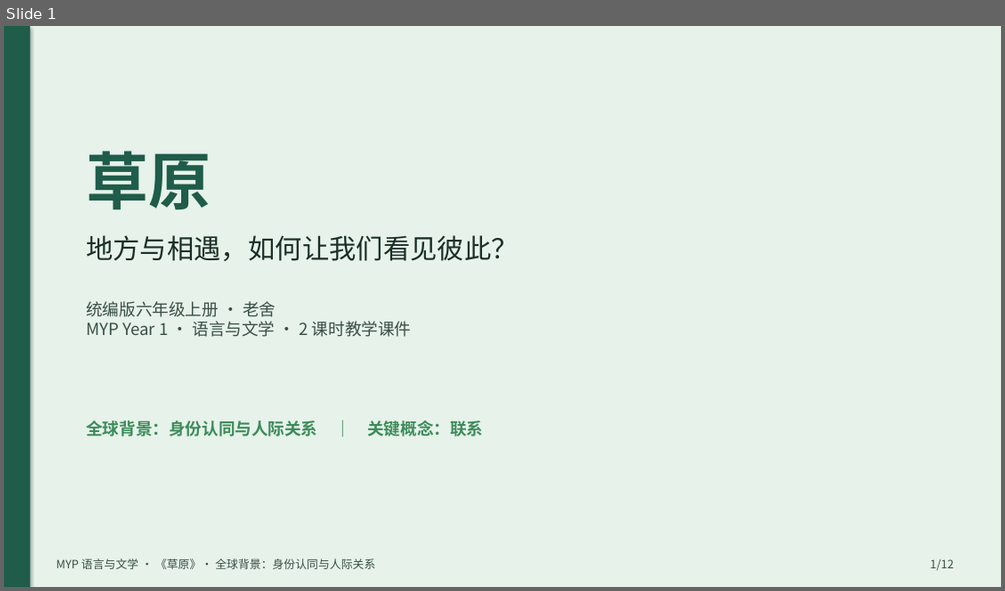
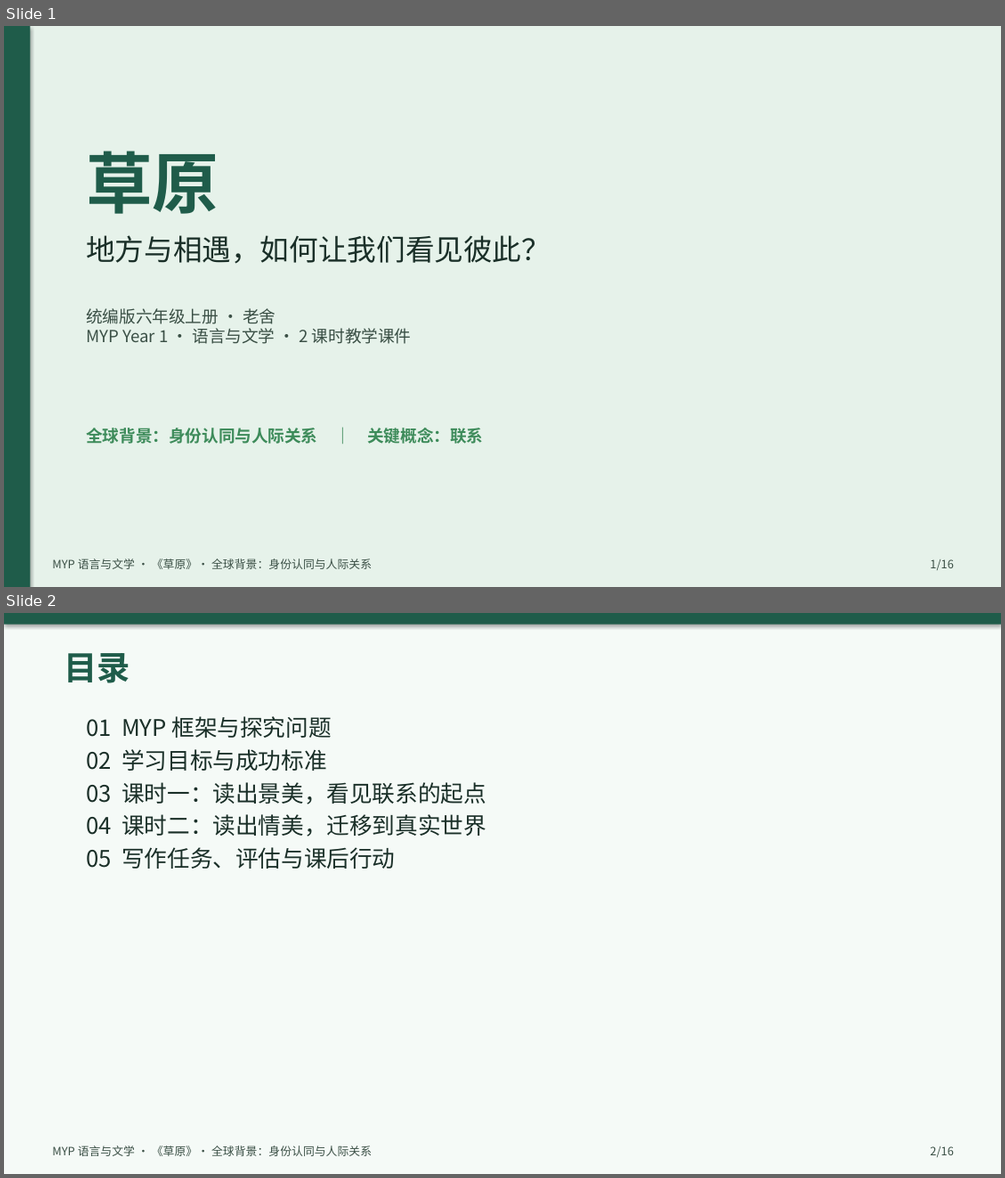
Before and after one commit to cuijinqueen-cyber/IBDP-Chinese-A, a slide deck: ppt/草原_MYP教案课件.pptx. Shown one above the other, each under a label of ours: slide 1 before the commit, slides 1 and 2 after it. The pictures are 1005x591 and 1005x1178 pixels, drawn with LibreOffice and Linux fonts; fonts in the diff are those of the drawing. Boxes give left, top, right and bottom in pixels: in the first picture for what was removed or moved away, otherwise in the second. Text is boxed around its words. In the diff, an @@ line names an element or a change of style, - is before the commit and + after.

```diff
--- a/ppt/草原_MYP教案课件.pptx
+++ b/ppt/草原_MYP教案课件.pptx
@@ slide 2 added at bbox=[4, 613, 1001, 1174], background #FFFFFF @@
@@ rectangle added at bbox=[4, 613, 1001, 1174], fill #F5FAF7 @@
@@ rectangle added at bbox=[4, 613, 1001, 625], fill #1F5C4A @@
@@ text added at bbox=[64, 653, 130, 683], 32 pt, text #1F5C4A, bold @@
+目录
@@ text added at bbox=[86, 716, 486, 868], 22 pt, text #1A2F28 @@
+01 MYP 框架与探究问题
+02 学习目标与成功标准
+03 课时一：读出景美，看见联系的起点
+04 课时二：读出情美，迁移到真实世界
+05 写作任务、评估与课后行动
@@ text added at bbox=[52, 1145, 372, 1156], 11 pt, text #3A4F45 @@
+MYP 语言与文学 · 《草原》· 全球背景：身份认同与人际关系
@@ text added at bbox=[930, 1146, 953, 1157], 11 pt, text #3A4F45 @@
+2/16
@@ slide 1 changed as well @@
@@ text "草原" at bbox=[86, 151, 218, 214]: size 60 to 64 pt @@
@@ text "地方与相遇，如何让我们看见彼此？" at bbox=[86, 235, 550, 264]: size 26 to 28 pt @@
@@ text "统编版六年级上册 · 老舍 MYP Year ...": place and size @@
-text "统编版六年级上册 · 老舍 MYP Year ..." at bbox=[86, 301, 412, 337]
+text "统编版六年级上册 · 老舍 MYP Year ..." at bbox=[86, 308, 412, 344]
@@ text "全球背景：身份认同与人际关系 ｜ 关键概念：联系": place and size @@
-text "全球背景：身份认同与人际关系 ｜ 关键概念：联系" at bbox=[86, 420, 483, 436]
+text "全球背景：身份认同与人际关系 ｜ 关键概念：联系" at bbox=[86, 427, 483, 443]
@@ text "MYP 语言与文学 · 《草原》· 全球背景：身份认同与人际关系": place and size @@
-text "MYP 语言与文学 · 《草原》· 全球背景：身份认同与人际关系" at bbox=[57, 558, 375, 569]
+text "MYP 语言与文学 · 《草原》· 全球背景：身份认同与人际关系" at bbox=[52, 558, 372, 569]
@@ text at bbox=[930, 559, 953, 570]: text changed @@
-1/12
+1/16
```
Also in this commit, not shown: 11 other slides changed, 3 other slides added, 2 other files.
